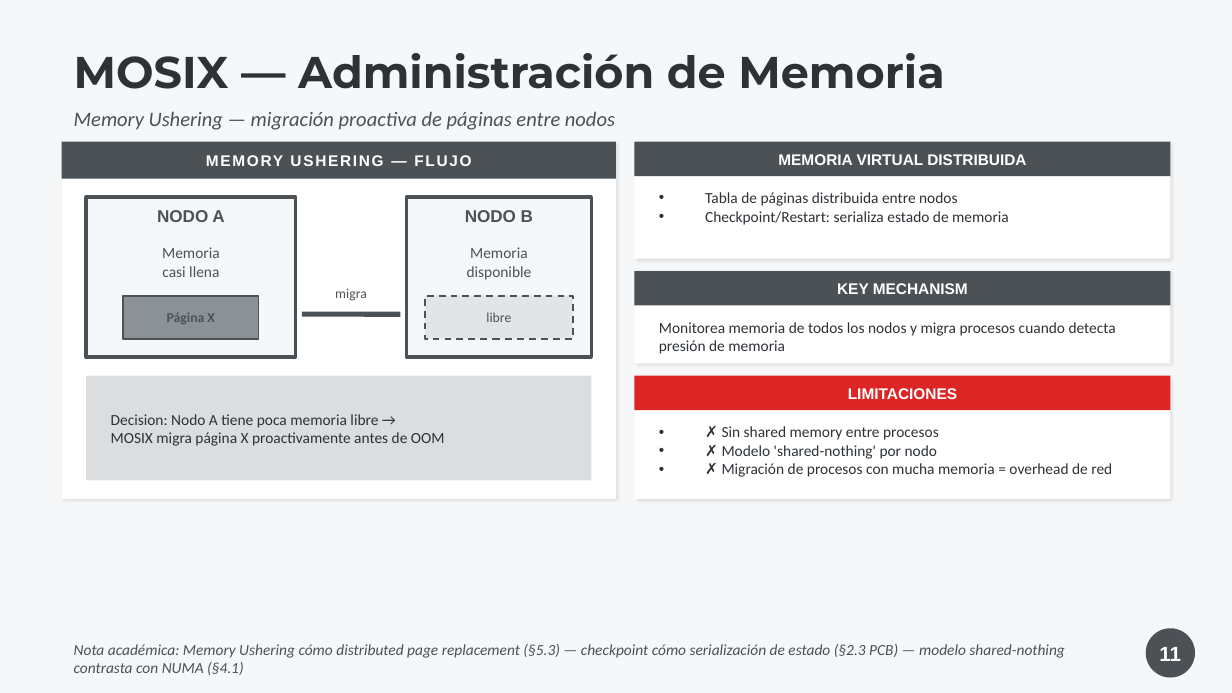
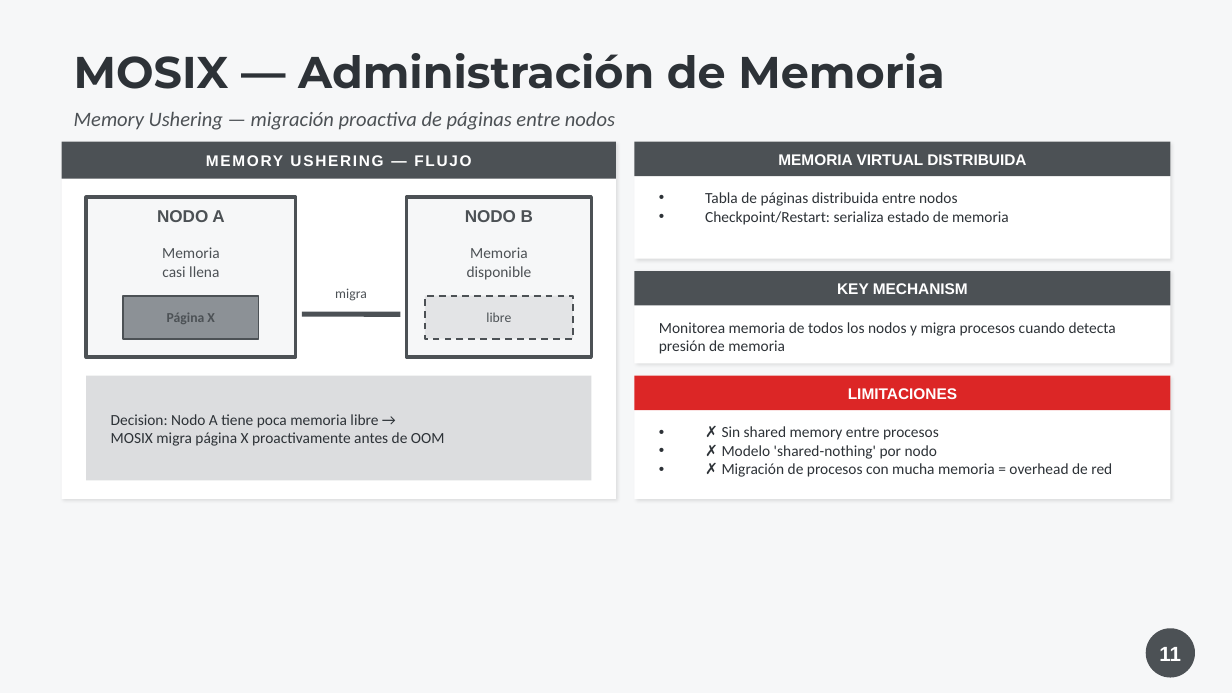
Before and after one commit to LucasIvanCardozo/TP-especial-SO, a slide deck: slide 11 of TP_Especial_Zephyr_MOSIX_v2.pptx. Drawn at 1232x693 pixels with LibreOffice and Linux fonts; fonts in the diff are those of the drawing. Boxes give left, top, right and bottom in pixels: in the first picture for what was removed or moved away, otherwise in the second. Text is boxed around its words. In the diff, an @@ line names an element or a change of style, - is before the commit and + after.

```diff
--- a/TP_Especial_Zephyr_MOSIX_v2.pptx
+++ b/TP_Especial_Zephyr_MOSIX_v2.pptx
@@ text removed at [74,644,1064,675] @@
-Nota académica: Memory Ushering cómo distributed page replacement (§5.3) — checkpoint cómo serialización de estado (§2.3 PCB) — modelo shared-nothing contrasta con NUMA (§4.1)
```
Also in this commit, not shown: 26 other slides changed, 7 other files.
